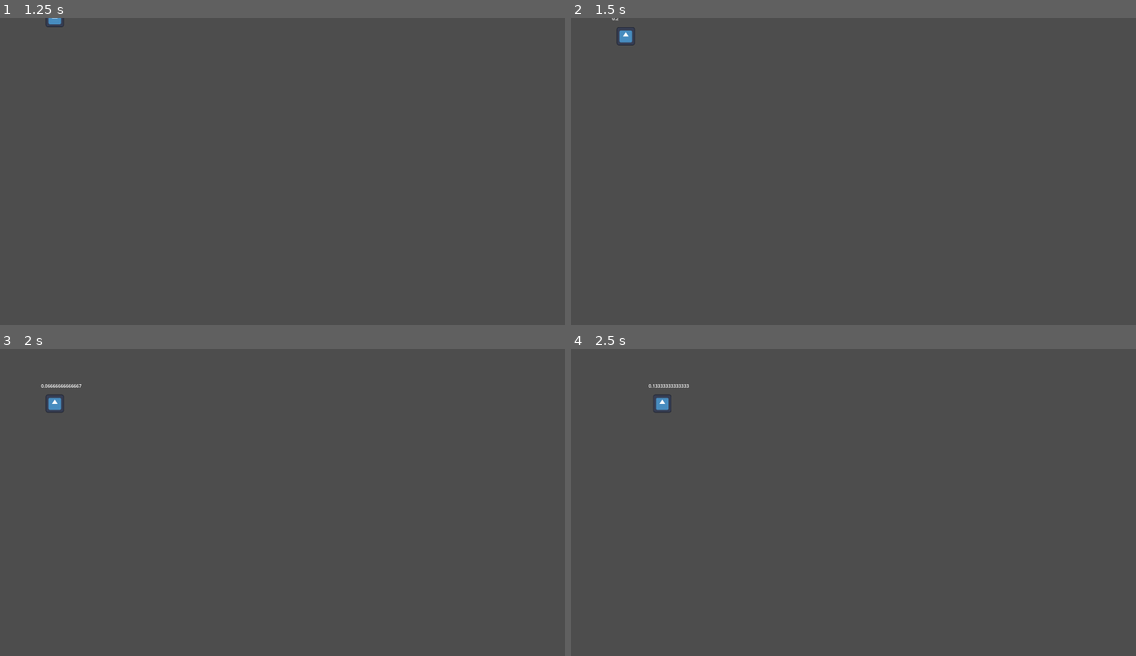
Above: before the commit, frames 1-4 (two rows, left to right).
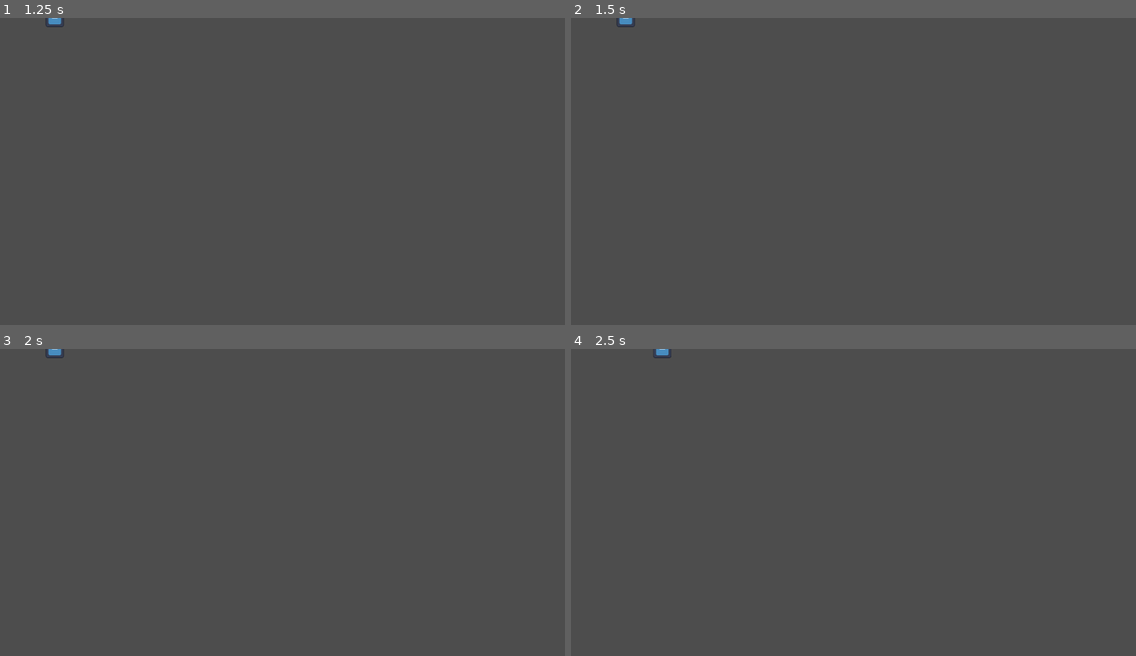
Above: after the commit, the same moments.

Repository: AirRice/LD54-Masterwork
Game: Godot game, scene res://Scenes/GridPlayer.tscn
Two runs of this game, one before a commit and one after it. Both use one fixed random seed, a clock stepped at 60 frames per second and the inputs below. The project has no main scene, so this scene is started directly. The engine's default icon, where the game draws it, is replaced by a stand-in: a white triangle on a blue panel in a dark square.
Inputs:
- Up to frame 1 (1.25 s): tap Enter at 0.5 s; hold D (right) from 0.53 s (still down)
- Up to frame 2 (1.5 s): release D (right) at 1.28 s; hold S (down) from 1.28 s (still down)
- Up to frame 3 (2 s): keep holding S (down)
- Up to frame 4 (2.5 s): release S (down) at 2.03 s; hold D (right) from 2.03 s (still down)

Frame 1 is identical in both runs. In frame 2, 0.2% of the frame differs, in the area x 7-12%, y 0-9%; in frame 3, 0.2%, in the area x 7-15%, y 0-21%; in frame 4, 0.2%.

Commit message:
Update movement code to use global delay

Diff:
--- a/Scripts/GridPlayerBody.gd
+++ b/Scripts/GridPlayerBody.gd
@@ -1,7 +1,7 @@
 extends Area2D
 
 var tile_size = 64
-var move_delay = 0.3
+var move_delay = 0.25
 var anim_speed = 5
 var inputs = {"right": Vector2.RIGHT,
 		"left": Vector2.LEFT,
@@ -30,22 +30,25 @@
 		start_moving(movedir)
 
 func start_moving(action):
-	move_player(inputs[action] * tile_size)
-	moving = true
-	delta_time = 0
-	move_current_dir = action
+	if moving:
+		return
+	else:
+		moving = true
+		delta_time = 0
+		move_current_dir = action
+		move_player(inputs[action] * tile_size)
 
 func move_player(rel_position):
 	position += rel_position
 
 func _process(delta):
 	if moving:
-		if Input.is_action_pressed(move_current_dir):
-			delta_time += delta
-			$Label.text = str(delta_time)
-			if delta_time > move_delay:
+		delta_time += delta
+		$Label.text = str(delta_time)
+		if delta_time > move_delay:
+			delta_time = 0
+			if Input.is_action_pressed(move_current_dir):
 				move_player(inputs[move_current_dir] * tile_size)
-				delta_time = 0
-		else:
-			moving = false
-			move_current_dir = "none"
+			else:
+				moving = false
+				move_current_dir = "none"
